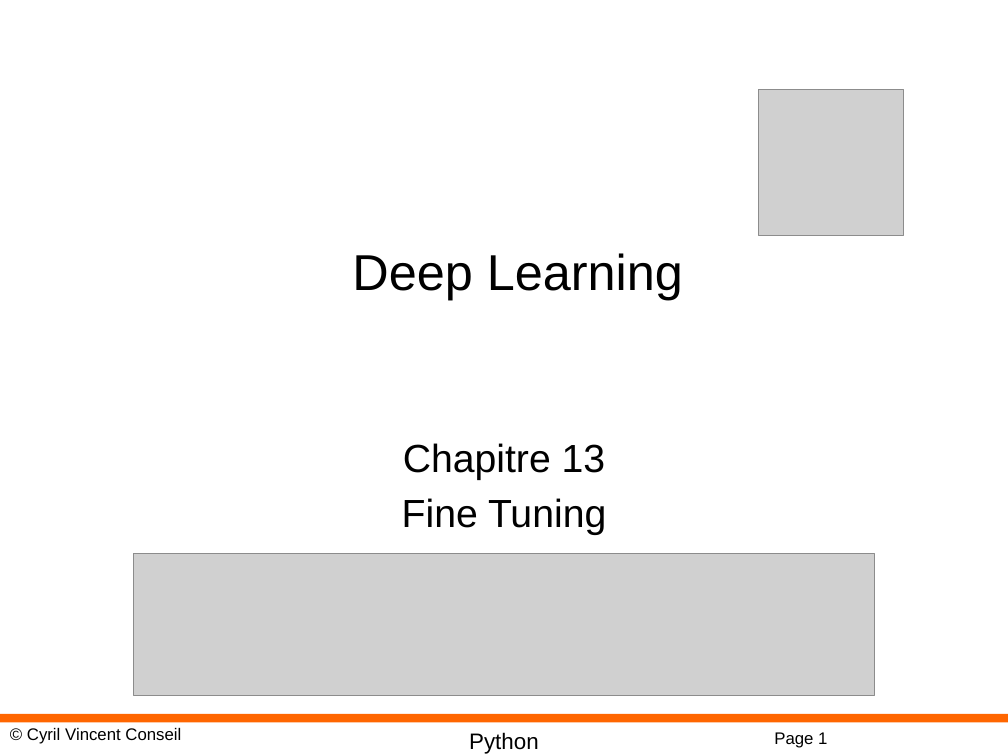
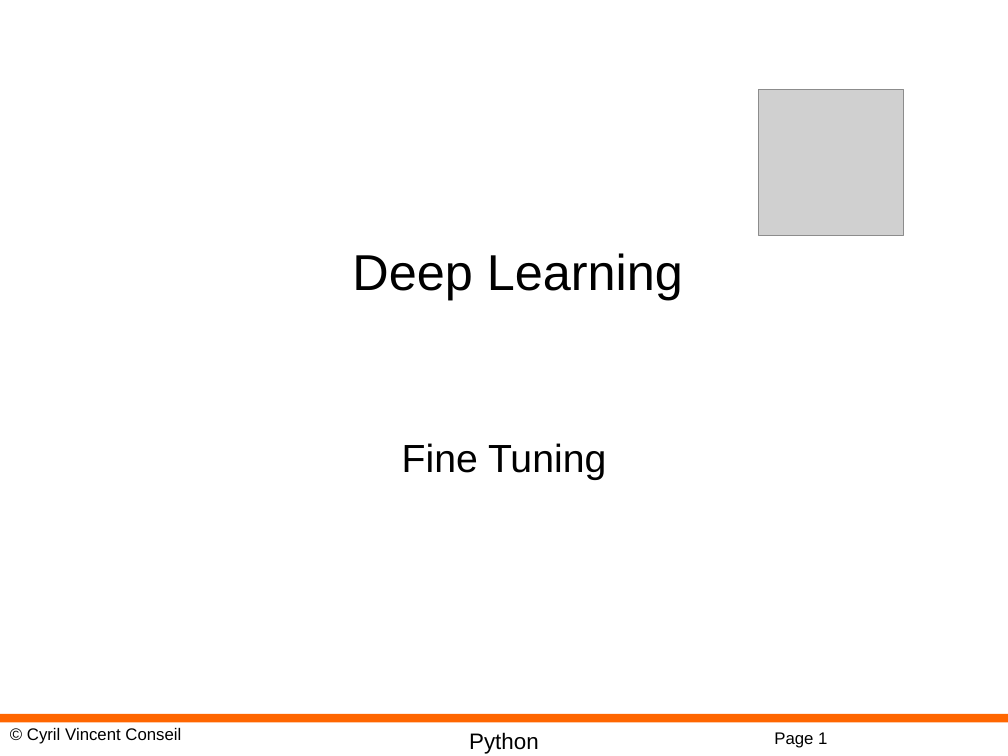
Before and after one commit to cyrilvincent/iot-ai, a slide deck: slide 1 of ppt/IoTAI16-FineTuning.pptx. Drawn at 1008x756 pixels with LibreOffice and Linux fonts; fonts in the diff are those of the drawing; grey boxes stand for pictures; background and template pictures are left out. Boxes give left, top, right and bottom in pixels: in the first picture for what was removed or moved away, otherwise in the second. Text is boxed around its words. In the diff, an @@ line names an element or a change of style, - is before the commit and + after.

```diff
--- a/ppt/IoTAI16-FineTuning.pptx
+++ b/ppt/IoTAI16-FineTuning.pptx
@@ subtitle at [403,443,606,480]: paragraph removed @@
-Chapitre 13
@@ picture removed at [134,553,874,696] @@
```
Also in this commit, not shown: 2 slides removed, 23 other files.
